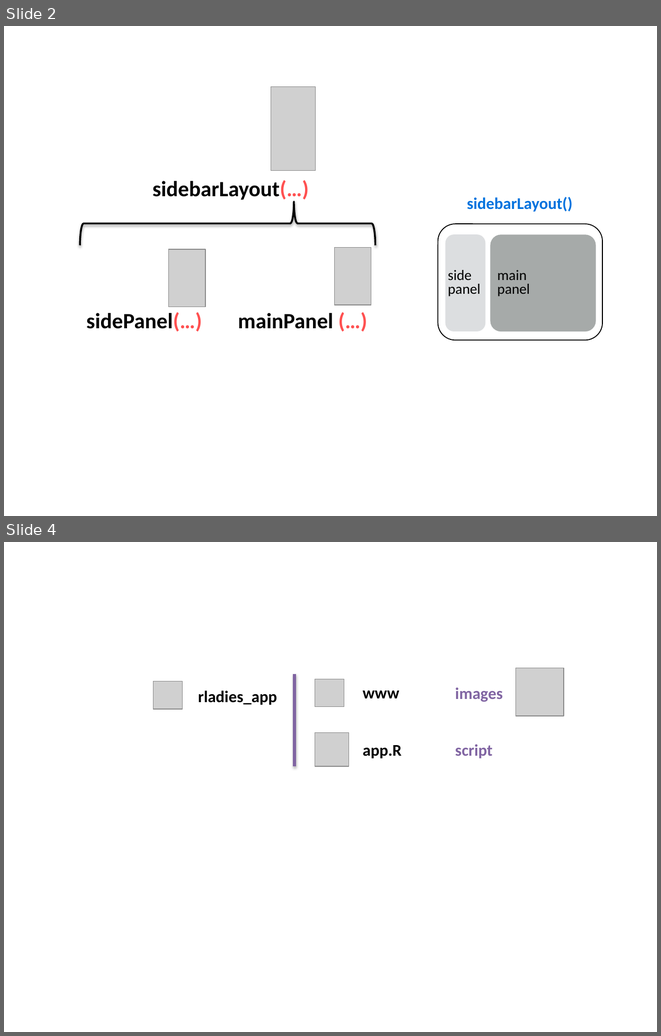
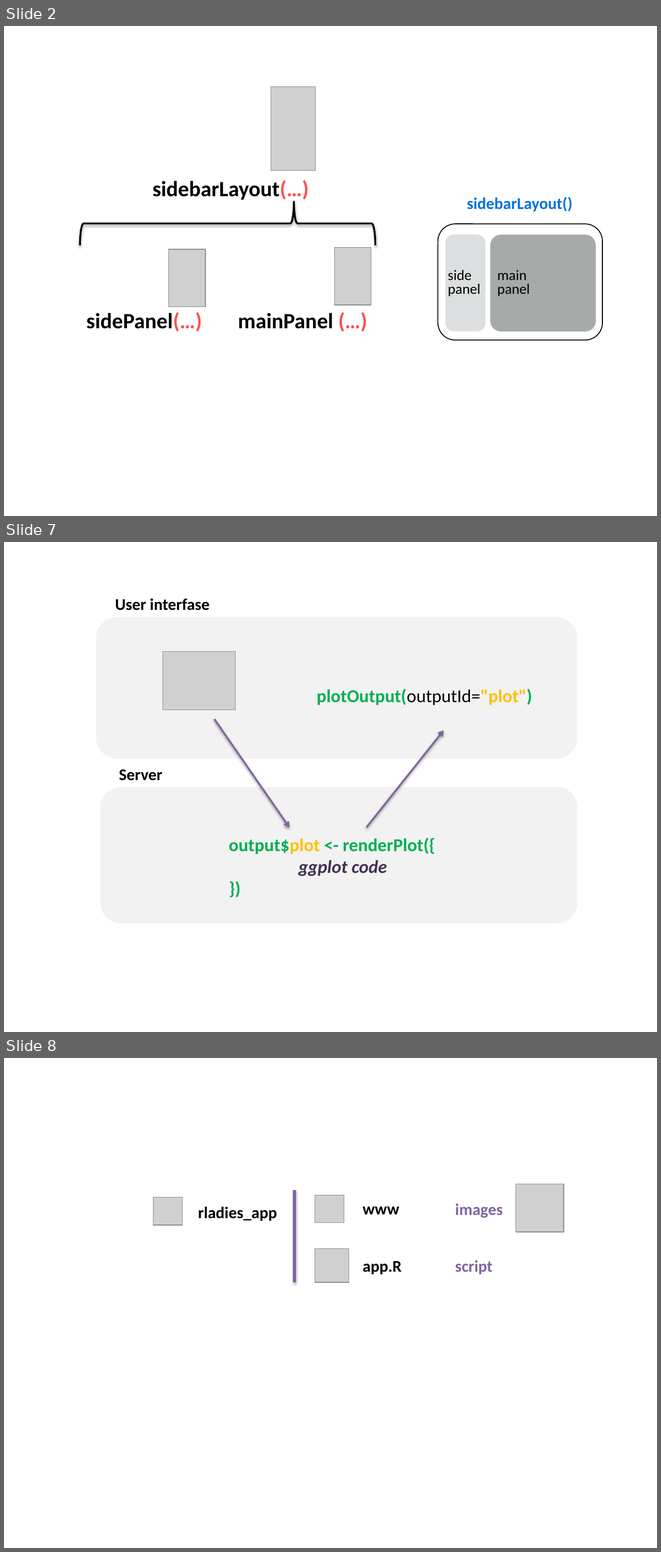
Before and after one commit to flor14/rladies_shiny_meetup_2020, a slide deck: shiny2020.pptx. Shown one above the other, each under a label of ours: slides 2 and 4 before the commit, slides 2, 7 and 8 after it; the slides between them are not shown. The pictures are 661x1036 and 661x1552 pixels, drawn with LibreOffice and Linux fonts; fonts in the diff are those of the drawing; grey boxes stand for pictures. Boxes give left, top, right and bottom in pixels: in the first picture for what was removed or moved away, otherwise in the second. Text is boxed around its words. In the diff, an @@ line names an element or a change of style, - is before the commit and + after.

```diff
--- a/shiny2020.pptx
+++ b/shiny2020.pptx
@@ slide 7 added at <box>4,542,657,1032</box>, background #FFFFFF @@
@@ text added at <box>115,598,210,610</box>, 18 pt, text #000000, bold @@
+User interfase
@@ rounded rectangle added at <box>96,617,577,759</box>, fill #F2F2F2 @@
@@ picture added at <box>162,652,235,710</box> @@
@@ text added at <box>317,688,532,705</box>, 20 pt, text #00B050, bold @@
+plotOutput(outputId="plot")
@@ arrow added from (214, 719) to (289, 827), #8064A2 2 pt @@
@@ arrow added from (367, 827) to (443, 730), #8064A2 2 pt @@
@@ text added at <box>119,769,162,780</box>, 18 pt, text #000000, bold @@
+Server
@@ rounded rectangle added at <box>100,787,577,923</box>, fill #F2F2F2 @@
@@ text added at <box>229,838,435,876</box>, 20 pt, text #00B050, bold @@
+output$plot <- renderPlot({
+ggplot code
+})
@@ what was slide 4 is now slide 8 @@
```
Also in this commit, not shown: 1 slide changed, 3 other slides added, 8 other files.
